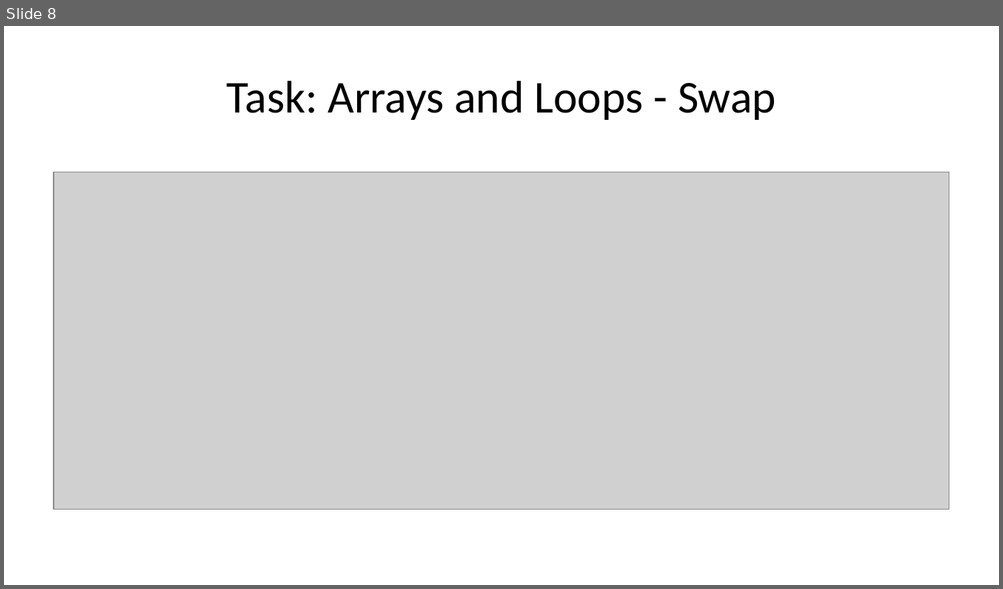
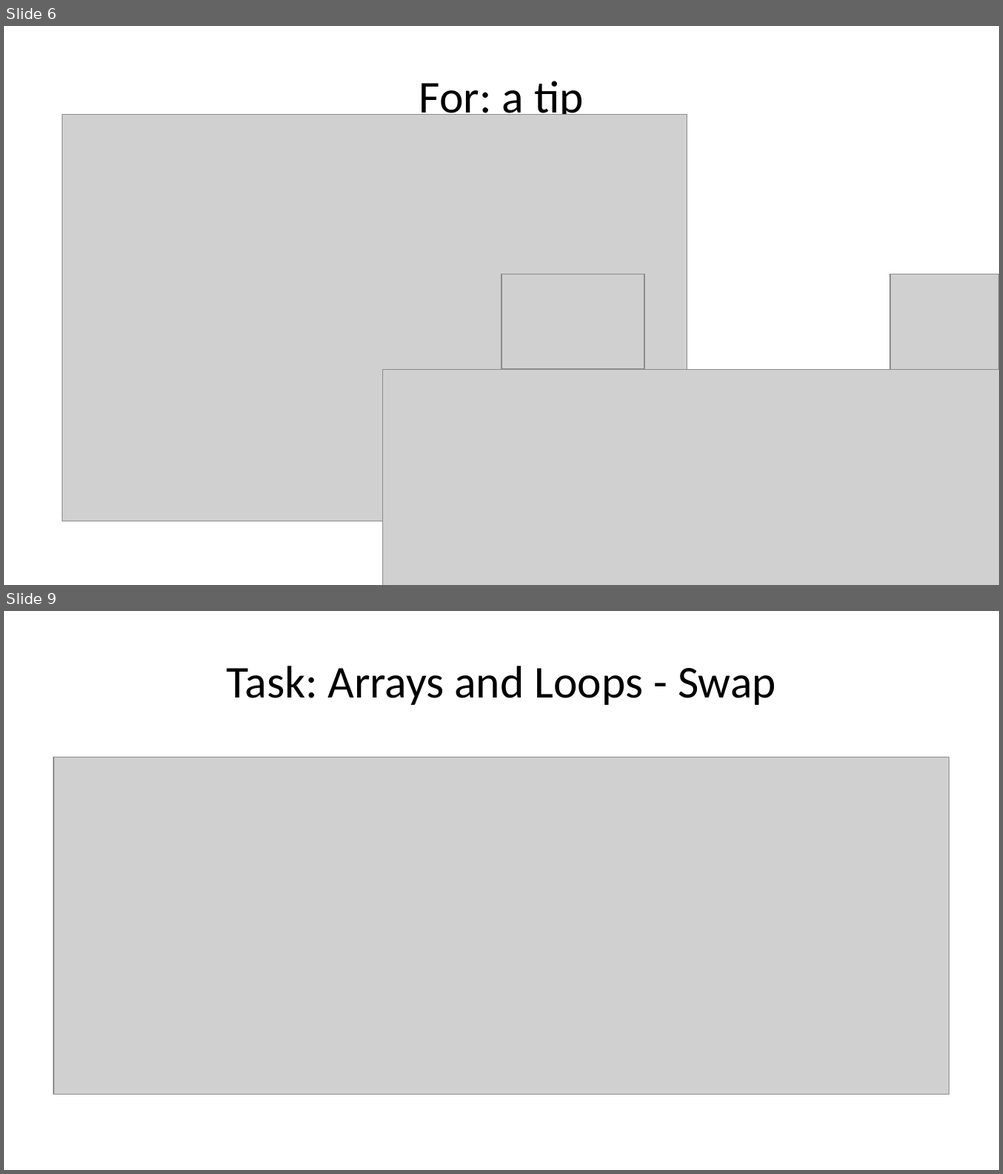
Before and after one commit to kos00pas/ECE318_Documentations, a slide deck: Tutorial_1/Tutorial_1.pptx. Shown one above the other, each under a label of ours: slide 8 before the commit, slides 6 and 9 after it; the slides between them are not shown. The pictures are 1003x589 and 1003x1174 pixels, drawn with LibreOffice and Linux fonts; fonts in the diff are those of the drawing; grey boxes stand for pictures. Boxes give left, top, right and bottom in pixels: in the first picture for what was removed or moved away, otherwise in the second. Text is boxed around its words. In the diff, an @@ line names an element or a change of style, - is before the commit and + after.

```diff
--- a/Tutorial_1/Tutorial_1.pptx
+++ b/Tutorial_1/Tutorial_1.pptx
@@ slide 6 added at (4,26,999,585), background #FFFFFF @@
@@ title added at (419,81,583,124), 33 pt, text #000000 @@
+For: a tip
@@ picture added at (62,115,687,521) @@
@@ picture added at (501,275,645,370) @@
@@ picture added at (891,275,999,372) @@
@@ picture added at (382,369,999,585) @@
@@ what was slide 8 is now slide 9 @@
```
Also in this commit, not shown: 6 slides changed, 1 other slide added, 1 slide removed, 27 other files.
